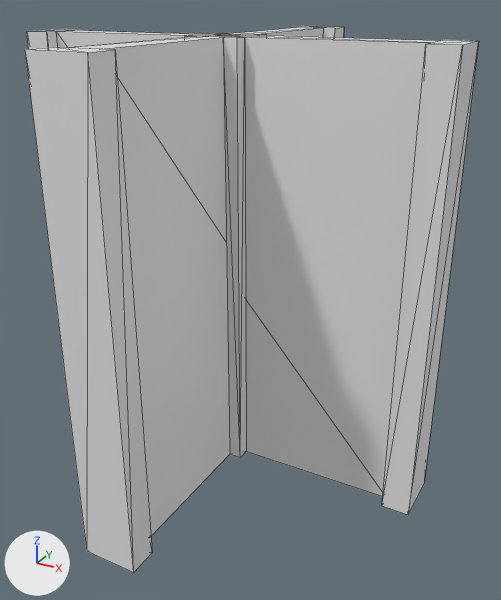
A saved change to the OBJ model public/meshes/compositelumber_sidefence.obj.
Rendered twice from a camera (50 mm lens) standing at (0.788, -1.327, 0.576) and looking at (0.062, -0.007, -0.083). The lights are fixed; the arrows at lower left show +X, +Y and +Z. The first picture is the older version. Mesh edges are drawn as thin lines. Where no turn or scale is listed for an object, it has been applied to the vertices. Vertices at exactly the same position are counted once.

The older version as bpy lines, for what is in view:
```python
me_compositelumber_sidefence = bpy.data.meshes.new('compositelumber_sidefence')
me_compositelumber_sidefence.from_pydata(...)  # 80 vertices, 96 faces; spans x -0.5..0.5, y -0.5..0.5, z -0.5..0.5
ob_compositelumber_sidefence = bpy.data.objects.new('compositelumber_sidefence', me_compositelumber_sidefence)
ob_compositelumber_sidefence.location = (0.0, 0.0, 0.0)
```
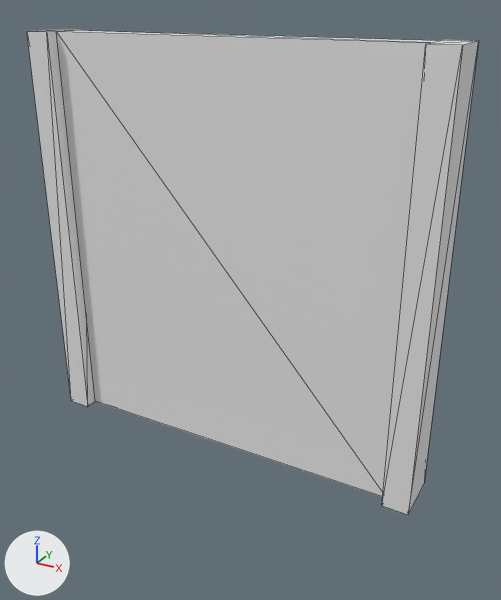
Edits to the bpy script that builds the scene:
```text
Change me_compositelumber_sidefence:
    used by ob_compositelumber_sidefence; location = (0.0, 0.0, 0.0)
    remove me_compositelumber_sidefence.from_pydata(...)  # 80 vertices, 96 faces; spans x -0.5..0.5, y -0.5..0.5, z -0.5..0.5
    add me_compositelumber_sidefence.from_pydata(...)  # 24 vertices, 32 faces; spans x -0.5..0.5, y -0.063..0.063, z -0.5..0.5
    me_compositelumber_sidefence part 1: 7 loose pieces with 56 vertices, spanning x -0.062..0.062, y -0.5..0.5, z -0.5..0.5, are deleted
```

Pixel boxes [x1, y1, x2, y2] of what changed, in the pictures (501 x 600 px):
'compositelumber_sidefence', reshaped (11% shorter)
    before: [25, 26, 479, 573]
    after: [27, 29, 479, 515]
part 1 of me_compositelumber_sidefence, deleted
    before: [25, 26, 344, 573]
